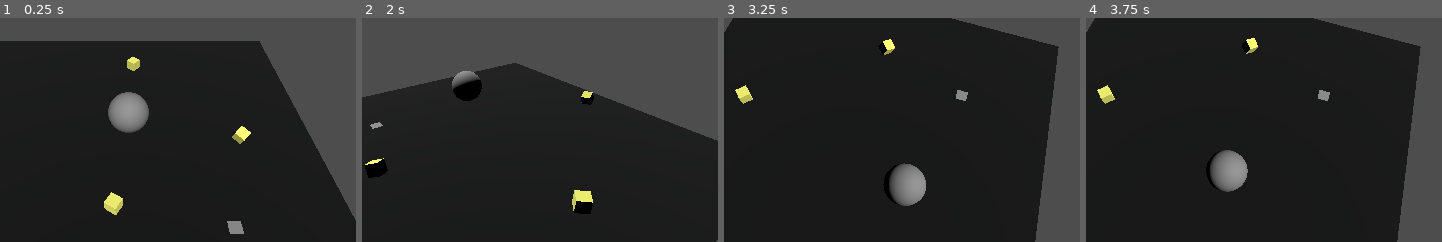
Above: before the commit, frames 1-4 (left to right).
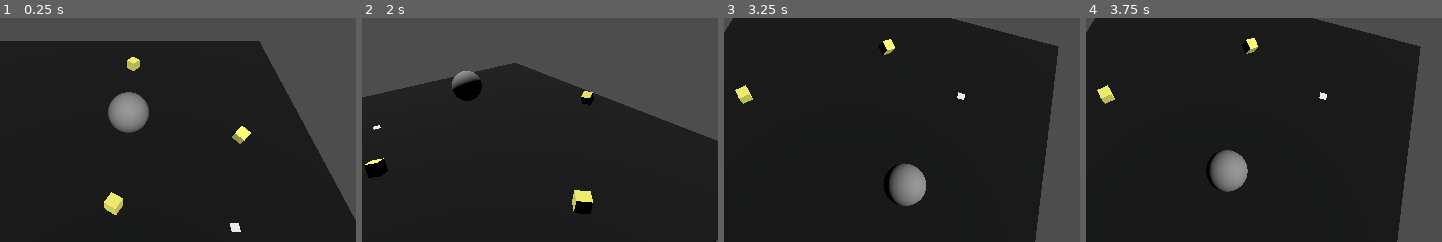
Above: after the commit, the same moments.

Repository: motionnblur/3d-prototype-godot
Game: Godot game, scene res://scenes/node_3d.tscn
The game is run twice, just before and just after one commit, with the same random seed, the same clock (stepped at 60 frames per second) and the same inputs. The project has no main scene, so this scene is started directly.
Inputs (mouse positions are % of the whole screen's width and height, from its top left):
- Up to frame 1 (0.25 s): no input
- Up to frame 2 (2 s): move the mouse to (50, 70) at 0.52 s; press the mouse at (50, 70) at 0.53 s; move the mouse to (90, 65) at 1.27 s; release the mouse at (90, 65) at 1.28 s; right-click (90, 65) at 1.35 s
- Up to frame 3 (3.25 s): move the mouse to (22, 35) at 2.02 s; press the mouse at (22, 35) at 2.03 s; tap Enter at 2.75 s; move the mouse to (62, 50) at 2.77 s; release the mouse at (62, 50) at 2.78 s; right-click (62, 50) at 2.85 s
- Up to frame 4 (3.75 s): move the mouse to (39, 25) at 3.52 s; press the mouse at (39, 25) at 3.53 s
The pictures show only the part of the screen within x 38-88%, y 23-73%; the shares and areas given below are measured in that part.

The runs differ from the first frame. In frame 1, 0.2% of the frame differs, in the area x 63-69%, y 90-97%; in frame 2, less than 0.1%; in frame 3, 0.1%; in frame 4, 0.1%.

Commit message:
Add basic cursor

Diff:
--- /dev/null
+++ b/scenes/node_3d.gdshader
@@ -0,0 +1,17 @@
+shader_type spatial;
+
+void vertex() {
+	float animation_offset = (cos(TIME * 4.5) + 1.1) * 0.2;
+
+    // Apply position offset
+    VERTEX = VERTEX + vec3(0.0, 0.0, animation_offset);
+}
+
+void fragment() {
+	// Called for every pixel the material is visible on.
+}
+
+//void light() {
+	// Called for every pixel for every light affecting the material.
+	// Uncomment to replace the default light processing function with this one.
+//}
--- /dev/null
+++ b/scenes/node_3d.tres
@@ -0,0 +1,64 @@
+[gd_resource type="VisualShader" load_steps=8 format=3 uid="uid://cv3s176evd4g3"]
+
+[sub_resource type="VisualShaderNodeFloatConstant" id="VisualShaderNodeFloatConstant_4we72"]
+constant = 0.01
+
+[sub_resource type="VisualShaderNodeInput" id="VisualShaderNodeInput_phh8t"]
+input_name = "time"
+
+[sub_resource type="VisualShaderNodeFloatFunc" id="VisualShaderNodeFloatFunc_lkrkw"]
+function = 1
+
+[sub_resource type="VisualShaderNodeFloatOp" id="VisualShaderNodeFloatOp_5k0h4"]
+output_port_for_preview = 0
+
+[sub_resource type="VisualShaderNodeInput" id="VisualShaderNodeInput_k11j1"]
+input_name = "vertex"
+
+[sub_resource type="VisualShaderNodeInput" id="VisualShaderNodeInput_ssy72"]
+input_name = "node_position_world"
+
+[sub_resource type="VisualShaderNodeFloatOp" id="VisualShaderNodeFloatOp_ehw40"]
+default_input_values = [0, 0.0, 1, 0.2]
+
+[resource]
+code = "shader_type spatial;
+render_mode blend_mix, depth_draw_opaque, cull_back, diffuse_lambert, specular_schlick_ggx;
+
+
+
+
+void vertex() {
+// Input:8
+	vec3 n_out8p0 = NODE_POSITION_WORLD;
+
+
+// FloatConstant:10
+	float n_out10p0 = 0.010000;
+
+
+// FloatOp:9
+	float n_out9p0 = n_out8p0.x + n_out10p0;
+
+
+// Output:0
+	VERTEX = vec3(n_out9p0);
+
+
+}
+"
+nodes/vertex/2/node = SubResource("VisualShaderNodeInput_phh8t")
+nodes/vertex/2/position = Vector2(-500, 200)
+nodes/vertex/3/node = SubResource("VisualShaderNodeFloatFunc_lkrkw")
+nodes/vertex/3/position = Vector2(-160, 200)
+nodes/vertex/6/node = SubResource("VisualShaderNodeFloatOp_5k0h4")
+nodes/vertex/6/position = Vector2(140, 280)
+nodes/vertex/7/node = SubResource("VisualShaderNodeInput_k11j1")
+nodes/vertex/7/position = Vector2(-460, 360)
+nodes/vertex/8/node = SubResource("VisualShaderNodeInput_ssy72")
+nodes/vertex/8/position = Vector2(600, 140)
+nodes/vertex/9/node = SubResource("VisualShaderNodeFloatOp_ehw40")
+nodes/vertex/9/position = Vector2(1040, 200)
+nodes/vertex/10/node = SubResource("VisualShaderNodeFloatConstant_4we72")
+nodes/vertex/10/position = Vector2(740, 340)
+nodes/vertex/connections = PackedInt32Array(2, 0, 3, 0, 3, 0, 6, 0, 7, 0, 6, 1, 9, 0, 0, 0, 10, 0, 9, 1, 8, 0, 9, 0)
--- a/scenes/node_3d.tscn
+++ b/scenes/node_3d.tscn
@@ -6,11 +6,16 @@
 [ext_resource type="PackedScene" uid="uid://d11jf4p1rle2a" path="res://scenes/coin.tscn" id="2_nhbi2"]
 [ext_resource type="AudioStream" uid="uid://li81142tbio2" path="res://assets/collect.wav" id="4_e8xjq"]
 [ext_resource type="Script" path="res://scripts/cam_pivot.gd" id="5_7l5nf"]
+[ext_resource type="Shader" path="res://scenes/node_3d.gdshader" id="7_45alu"]
 
 [sub_resource type="StyleBoxFlat" id="StyleBoxFlat_fkye5"]
 bg_color = Color(0.955476, 0.519475, 0.396316, 1)
 
 [sub_resource type="QuadMesh" id="QuadMesh_ubi00"]
+
+[sub_resource type="ShaderMaterial" id="ShaderMaterial_m7jb4"]
+render_priority = 0
+shader = ExtResource("7_45alu")
 
 [node name="Node3D" type="Node3D"]
 
@@ -54,6 +59,7 @@
 transform = Transform3D(1, 0, 0, 0, 0.597821, 0.80163, 0, -0.80163, 0.597821, 0, 6.04066, 5.15514)
 script = ExtResource("1_f61e8")
 
-[node name="MeshInstance3D" type="MeshInstance3D" parent="."]
-transform = Transform3D(0.3, 0, 0, 0, -1.31134e-08, 0.3, 0, -0.3, -1.31134e-08, 2.28881, 0.0723253, 2.50731)
+[node name="Cursor" type="MeshInstance3D" parent="."]
+transform = Transform3D(0.2, 0, 0, 0, -8.74228e-09, 0.2, 0, -0.2, -8.74228e-09, 2.289, 0, 2.507)
 mesh = SubResource("QuadMesh_ubi00")
+surface_material_override/0 = SubResource("ShaderMaterial_m7jb4")
Not shown: 1 places in scenes/node_3d.tscn that only renumber resources
